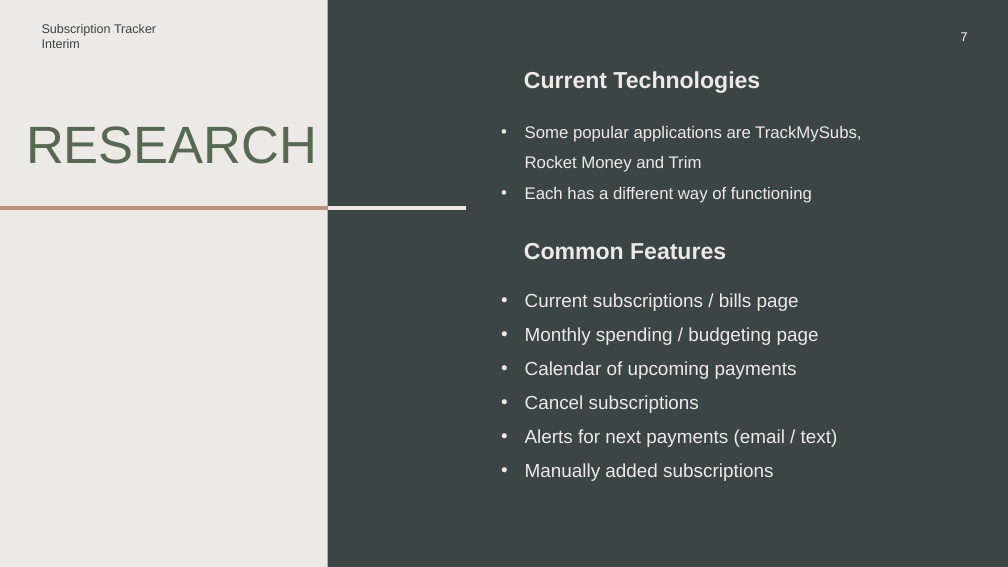
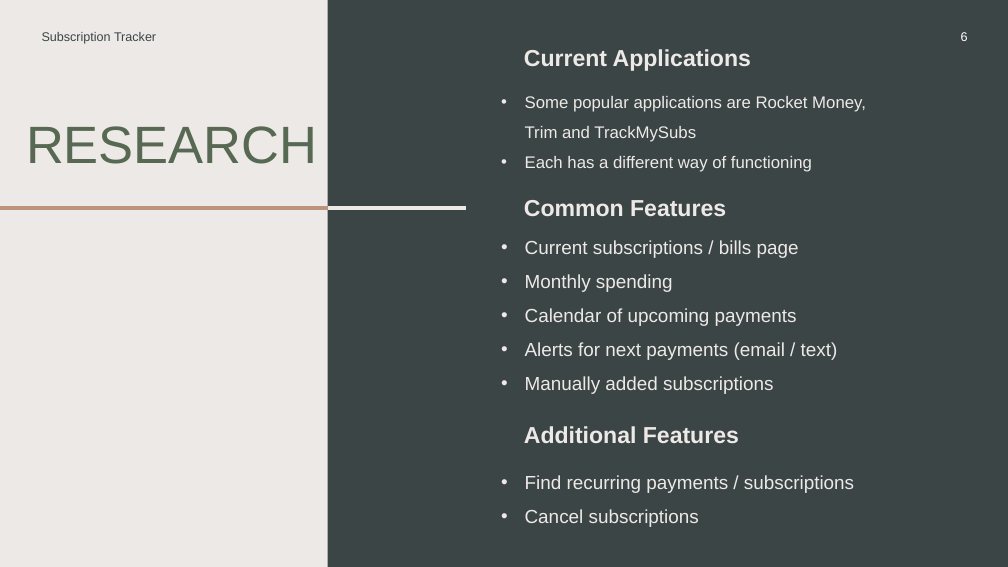
Before and after one commit to DorkSoul/4th-Year, a slide deck: slide 6 of Final-Year-Project/Subscription Tracker.pptx (slide 7 before the commit). Drawn at 1008x567 pixels with LibreOffice and Linux fonts; fonts in the diff are those of the drawing. Boxes give left, top, right and bottom in pixels: in the first picture for what was removed or moved away, otherwise in the second. Text is boxed around its words. In the diff, an @@ line names an element or a change of style, - is before the commit and + after.

```diff
--- a/Final-Year-Project/Subscription Tracker.pptx
+++ b/Final-Year-Project/Subscription Tracker.pptx
@@ text at <box>42,32,156,44</box>: text changed @@
-Subscription Tracker
-Interim
+Subscription Tracker
@@ text at <box>524,49,751,71</box>: text changed @@
-Current Technologies
+Current Applications
@@ page number at <box>961,32,968,41</box>: text changed @@
-7
+6
@@ text "Some popular applications are Rocket ...": place and size @@
-text "Some popular applications are Rocket ..." at <box>525,126,861,203</box>
+text "Some popular applications are Rocket ..." at <box>525,96,866,172</box>
@@ text at <box>525,96,866,142</box>: text changed @@
-• Some popular applications are TrackMySubs, Rocket Money and Trim
+• Some popular applications are Rocket Money, Trim and TrackMySubs
@@ text "Common Features": place and size @@
-text "Common Features" at <box>524,243,726,259</box>
+text "Common Features" at <box>524,200,726,216</box>
@@ text "Current subscriptions / bills page": place and size @@
-text "Current subscriptions / bills page" at <box>525,293,838,481</box>
+text "Current subscriptions / bills page" at <box>525,240,838,394</box>
@@ text at <box>525,274,673,292</box>: text changed @@
-• Monthly spending / budgeting page
+• Monthly spending
@@ text at <box>525,395,699,413</box>: paragraph removed @@
-• Cancel subscriptions
@@ text added at <box>524,426,739,443</box>, 22 pt, text #EDE9E6, bold @@
+Additional Features
@@ text added at <box>525,475,854,527</box>, 18 pt, text #EDE9E6 @@
+• Find recurring payments / subscriptions
+• Cancel subscriptions
```
Also in this commit, not shown: 9 other slides changed, 4 slides added, 2 slides removed, 26 other files.
